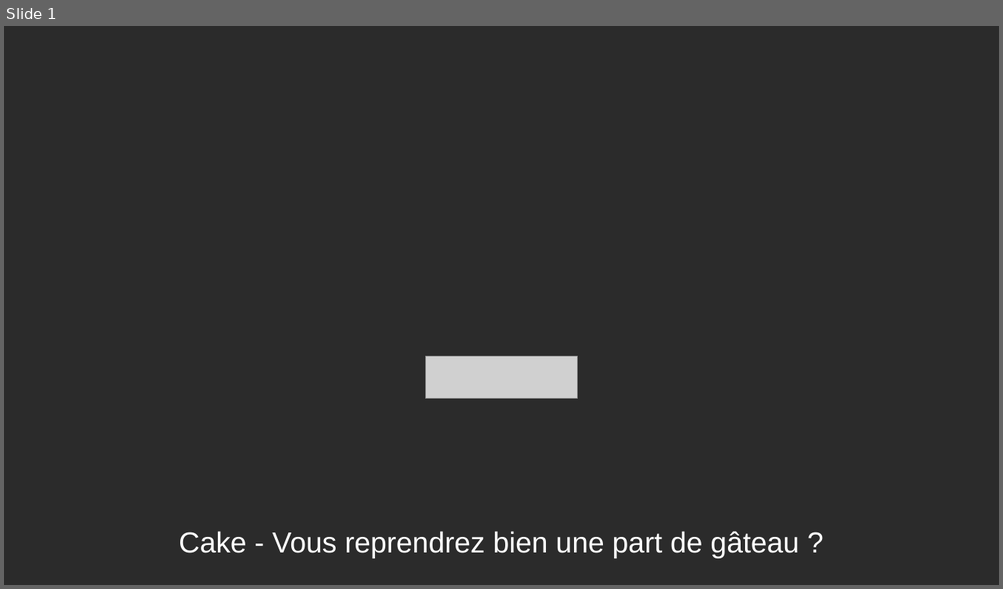
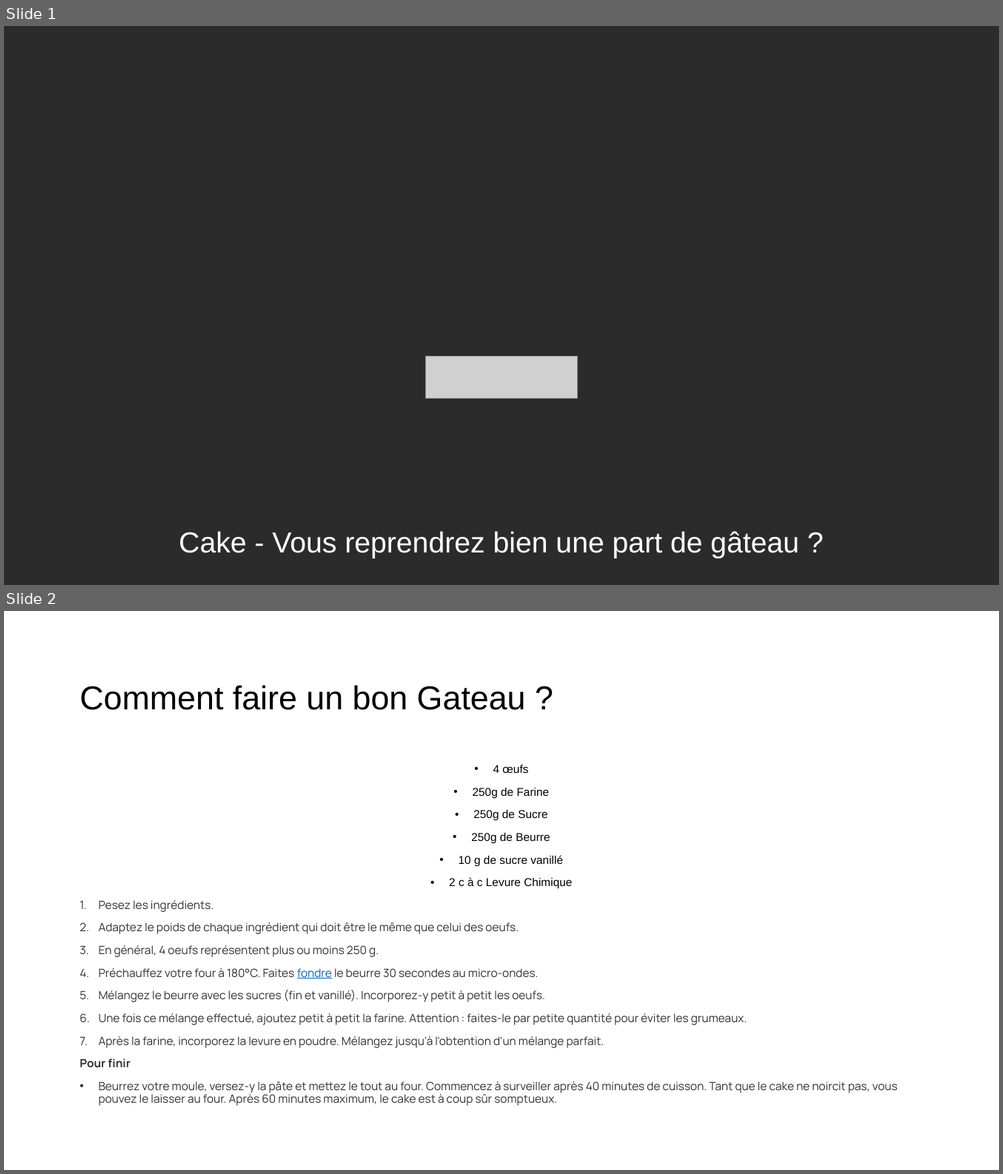
Before and after one commit to actarus108/cakedemo, a slide deck: JEDI/Jedi Novembre 2022.pptx. Shown one above the other, each under a label of ours: slide 1 before the commit, slides 1 and 2 after it. The pictures are 1003x589 and 1003x1174 pixels, drawn with LibreOffice and Linux fonts; fonts in the diff are those of the drawing; grey boxes stand for pictures; background and template pictures are left out; a plain dark background stands for a picture behind light text. Boxes give left, top, right and bottom in pixels: in the first picture for what was removed or moved away, otherwise in the second. Text is boxed around its words. In the diff, an @@ line names an element or a change of style, - is before the commit and + after.

Commit message:
updating the presentation

```diff
--- a/JEDI/Jedi Novembre 2022.pptx
+++ b/JEDI/Jedi Novembre 2022.pptx
@@ slide 2 added at (x1=4, y1=611, x2=999, y2=1170), background picture (left out) @@
@@ title added at (x1=79, y1=685, x2=526, y2=710), 32 pt, text #000000 @@
+Comment faire un bon Gateau ?
@@ text added at (x1=79, y1=765, x2=897, y2=1106), 11 pt, text #303030 @@
+• 4 œufs
+• 250g de Farine
+• 250g de Sucre
+• 250g de Beurre
+• 10 g de sucre vanillé
+• 2 c à c Levure Chimique
+1. Pesez les ingrédients.
+2. Adaptez le poids de chaque ingrédient qui doit être le même que celui des oeufs.
+3. En général, 4 oeufs représentent plus ou moins 250 g.
+4. Préchauffez votre four à 180°C. Faites fondre le beurre 30 secondes au micro-ondes.
+5. Mélangez le beurre avec les sucres (fin et vanillé). Incorporez-y petit à petit les oeufs.
+6. Une fois ce mélange effectué, ajoutez petit à petit la farine. Attention : faites-le par petite quantité pour éviter les grumeaux.
+7. Après la farine, incorporez la levure en poudre. Mélangez jusqu'à l'obtention d'un mélange parfait.
+Pour finir
+• Beurrez votre moule, versez-y la pâte et mettez le tout au four. Commencez à surveiller après 40 minutes de cuisson. Tant que le cake ne noircit pas, vous pouvez le laisser au four. Après 60 minutes maximum, le cake est à coup sûr somptueux.
```
